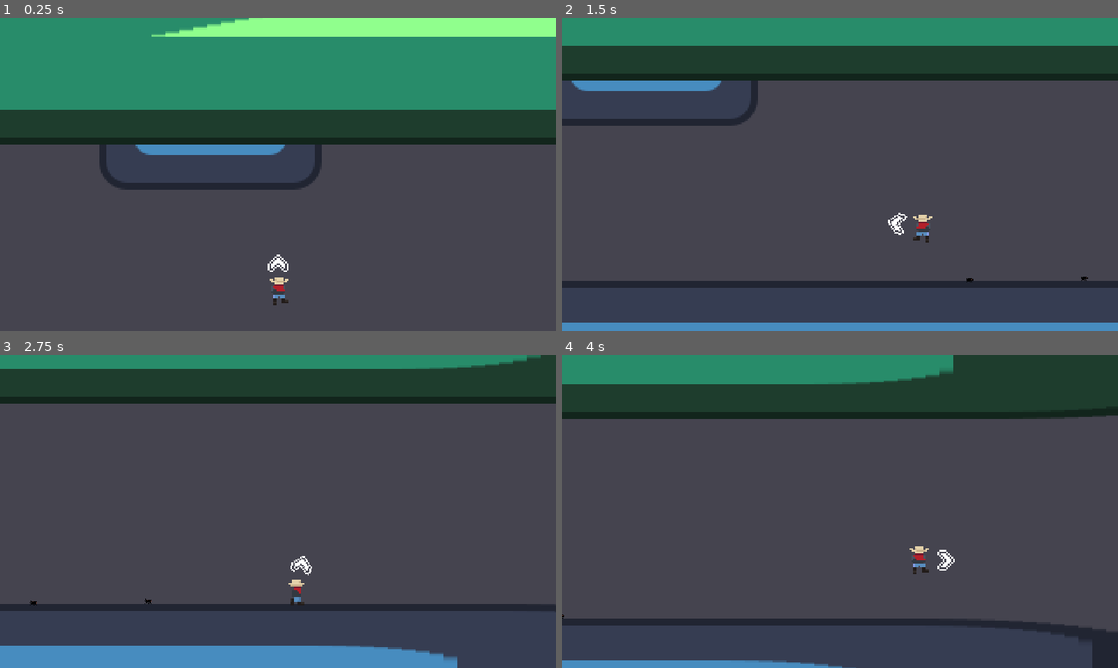
Above: before the commit, frames 1-4 (two rows, left to right).
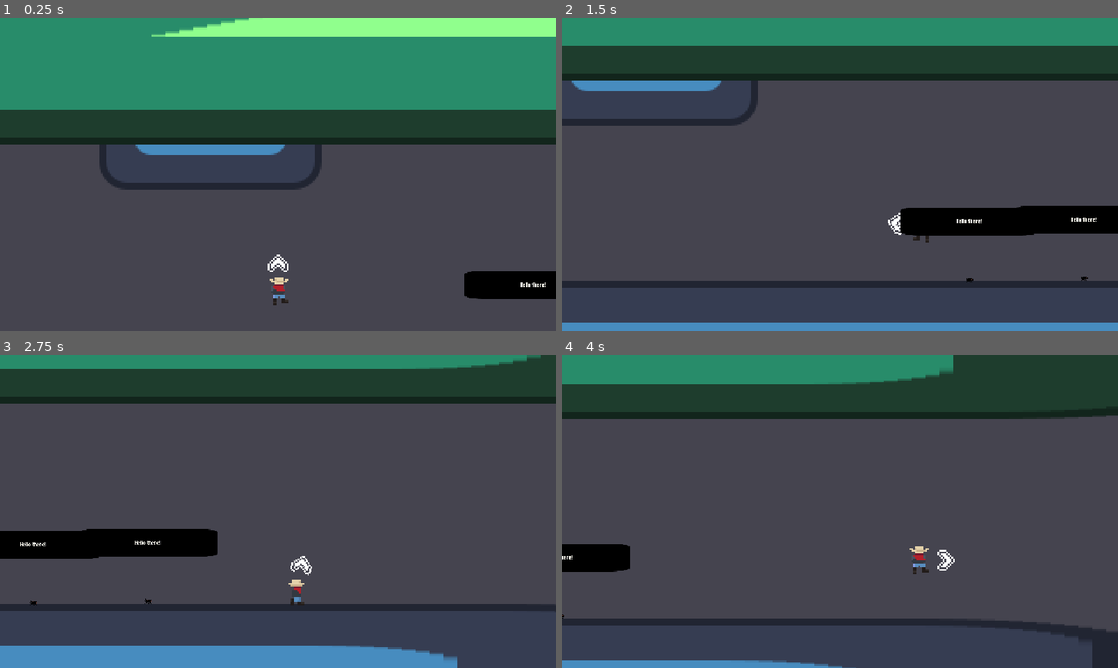
Above: after the commit, the same moments.

Repository: haywirehawk/gmtk2025
Game: Godot game, scene res://maps/test1/NPC_test_map.tscn
The game is run twice, just before and just after one commit, with the same random seed, the same clock (stepped at 60 frames per second) and the same inputs. This scene is started directly instead of the project's main scene. The engine's default icon, where the game draws it, is replaced by a stand-in: a white triangle on a blue panel in a dark square. Sound files missing from this copy of the repository are replaced by a short silence.
Inputs (mouse positions are in pixels of both pictures, inside the frame that each line leads up to):
- Up to frame 1 (0.25 s): no input
- Up to frame 2 (1.5 s): move the mouse to (962, 158) at 0.52 s; press the mouse at (962, 158) at 0.53 s; hold D (move_right) from 0.53 s (still down); tap Space (jump) at 0.77, 0.8, 1.07, 1.35 s; move the mouse to (728, 190) at 1.27 s; release the mouse at (728, 190) at 1.28 s
- Up to frame 3 (2.75 s): tap Space (jump) at 1.52, 1.82 s; click (166, 527) at 1.55 s; move the mouse to (333, 442) at 2.02 s; release D (move_right) at 2.03 s; hold A (move_left) from 2.03 s (still down); hold Space (jump) from 2.03 s (still down); tap F (Interact) at 2.1 s
- Up to frame 4 (4 s): move the mouse to (812, 574) at 2.77 s; release A (move_left) at 2.78 s; release Space (jump) at 2.78 s; hold D (move_right) from 2.78 s (still down); click (812, 574) at 2.85 s; tap Space (jump) at 3.02, 3.32, 3.77, 3.8 s; move the mouse to (1006, 558) at 3.52 s; hold E (next_lasso) from 3.53 s (still down)

The runs differ from the first frame. In frame 1, 1.5% of the frame differs, in the area x 83-100%, y 80-90%; in frame 2, 3.5%, in the area x 60-100%, y 60-70%; in frame 3, 3.5%; in frame 4, 1.1%.

Commit message:
Final Altar works

Diff:
--- a/game_objects/NPCs/NPC_template.tscn
+++ b/game_objects/NPCs/NPC_template.tscn
@@ -16,13 +16,13 @@
 offset = Vector2(0, -8)
 
 [node name="Area2D" type="Area2D" parent="."]
+collision_mask = 2
 
 [node name="CollisionShape2D" type="CollisionShape2D" parent="Area2D"]
 position = Vector2(0, -12)
 shape = SubResource("CapsuleShape2D_dvut0")
 
 [node name="TextHolder" type="Node2D" parent="."]
-visible = false
 scale = Vector2(0.25, 0.25)
 
 [node name="Sprite2D2" type="Sprite2D" parent="TextHolder"]
--- a/game_objects/environment/poi/end_game_altar.gd
+++ b/game_objects/environment/poi/end_game_altar.gd
@@ -1,20 +1,22 @@
 extends Area2D
 
 @export var active_sprite: Texture2D
-
+@export var rope_sprite: Texture2D
+@export var lasso_id: String
 
 func _ready() -> void:
 	$ActiveSprite.texture = active_sprite
 	$ActiveSprite.hide()
-
-	area_entered.connect(_on_area_entered)
+	$ropeSprite.texture = rope_sprite
+	#area_entered.connect(_on_area_entered)
 
 
 func activate() -> void:
-	$CollisionShape2D.disabled = true
-	$ActiveSprite.hide()
+	print("activate")
+	$ActiveSprite.show()
 	GameEvents.emit_quest_updated()
 
 
 func _on_area_entered(_other_area: Area2D) -> void:
+	print("Entered")
 	activate()
--- a/game_objects/environment/poi/end_game_altar.tscn
+++ b/game_objects/environment/poi/end_game_altar.tscn
@@ -1,8 +1,9 @@
-[gd_scene load_steps=5 format=3 uid="uid://cda1q5apf8hc5"]
+[gd_scene load_steps=6 format=3 uid="uid://cda1q5apf8hc5"]
 
 [ext_resource type="Script" uid="uid://bf1yxkqt3epco" path="res://game_objects/environment/poi/end_game_altar.gd" id="1_se6cm"]
 [ext_resource type="Texture2D" uid="uid://oe4mj2frwocl" path="res://assets/items/Items-06.png" id="2_xa4sa"]
 [ext_resource type="Texture2D" uid="uid://b4h5ev0ccox2b" path="res://resources/lassos/rubber_lasso/assets/rubber_lasso_slack.png" id="3_xa4sa"]
+[ext_resource type="Texture2D" uid="uid://byhupsk5h884f" path="res://resources/lassos/rubber_lasso/assets/rubber_lasso_segment.png" id="4_40u1w"]
 
 [sub_resource type="CircleShape2D" id="CircleShape2D_40u1w"]
 radius = 6.0
@@ -23,3 +24,8 @@
 [node name="ActiveSprite" type="Sprite2D" parent="."]
 texture = ExtResource("3_xa4sa")
 offset = Vector2(0, -8)
+
+[node name="ropeSprite" type="Sprite2D" parent="."]
+position = Vector2(0, -4.5)
+scale = Vector2(0.5, 0.25)
+texture = ExtResource("4_40u1w")
--- a/game_objects/environment/poi/final_altar.gd
+++ b/game_objects/environment/poi/final_altar.gd
@@ -2,13 +2,43 @@
 
 
 var quests_done: int = 0
+@export var altar1: Area2D
+@export var altar2: Area2D
+@export var altar3: Area2D
+@export var altar4: Area2D
 
 
 func _ready() -> void:
 	GameEvents.quest_updated.connect(_on_quest_updated)
+
+	altar1.area_entered.connect(_on_area_entered1)
+	altar2.area_entered.connect(_on_area_entered2)
+	altar3.area_entered.connect(_on_area_entered3)
+	altar4.area_entered.connect(_on_area_entered4)
+
 
 
 func _on_quest_updated() -> void:
 	quests_done += 1
 	if quests_done >= 4:
 		GameEvents.emit_quest_completed()
+
+
+func _on_area_entered1(_other_area: Area2D) -> void:
+	print("Entered")
+	altar1.activate()
+
+
+func _on_area_entered2(_other_area: Area2D) -> void:
+	print("Entered")
+	altar2.activate()
+
+
+func _on_area_entered3(_other_area: Area2D) -> void:
+	print("Entered")
+	altar2.activate()
+
+
+func _on_area_entered4(_other_area: Area2D) -> void:
+	print("Entered")
+	altar2.activate()
--- a/game_objects/environment/poi/final_altar.tscn
+++ b/game_objects/environment/poi/final_altar.tscn
@@ -1,19 +1,46 @@
-[gd_scene load_steps=3 format=3 uid="uid://y4mgqlwfeq6c"]
+[gd_scene load_steps=11 format=3 uid="uid://y4mgqlwfeq6c"]
 
 [ext_resource type="Script" uid="uid://vttcfp82otvj" path="res://game_objects/environment/poi/final_altar.gd" id="1_bo7va"]
 [ext_resource type="PackedScene" uid="uid://cda1q5apf8hc5" path="res://game_objects/environment/poi/end_game_altar.tscn" id="1_sv8h7"]
+[ext_resource type="Texture2D" uid="uid://cpiqxw4rf3ggd" path="res://resources/lassos/basic_lasso/assets/base_lasso_slack.png" id="3_b8a7b"]
+[ext_resource type="Texture2D" uid="uid://l2lqgxmxref2" path="res://resources/lassos/basic_lasso/assets/base_lasso_segment.png" id="4_lsx8y"]
+[ext_resource type="Texture2D" uid="uid://b4h5ev0ccox2b" path="res://resources/lassos/rubber_lasso/assets/rubber_lasso_slack.png" id="4_w1nv4"]
+[ext_resource type="Texture2D" uid="uid://1as4e83okm7l" path="res://resources/lassos/fire_lasso/assets/fire_lasso_slack.png" id="5_lsx8y"]
+[ext_resource type="Texture2D" uid="uid://byhupsk5h884f" path="res://resources/lassos/rubber_lasso/assets/rubber_lasso_segment.png" id="6_nmurh"]
+[ext_resource type="Texture2D" uid="uid://cokvdjhfbio85" path="res://resources/lassos/ghost_lasso/assets/ghost_lasso_slack.png" id="6_p3ept"]
+[ext_resource type="Texture2D" uid="uid://chchbf3342dos" path="res://resources/lassos/fire_lasso/assets/fire_lasso_segment.png" id="8_k3vpa"]
+[ext_resource type="Texture2D" uid="uid://cni14bnqmw2y" path="res://resources/lassos/ghost_lasso/assets/ghost_lasso_segment.png" id="10_2i5p6"]
 
-[node name="FinalAltar" type="Node2D"]
+[node name="FinalAltar" type="Node2D" node_paths=PackedStringArray("altar1", "altar2", "altar3", "altar4")]
 script = ExtResource("1_bo7va")
+altar1 = NodePath("NormalAltar")
+altar2 = NodePath("RubberAltar")
+altar3 = NodePath("FireLasso")
+altar4 = NodePath("GhostLasso")
 
 [node name="NormalAltar" parent="." instance=ExtResource("1_sv8h7")]
 position = Vector2(-8, 0)
+collision_layer = 16
+active_sprite = ExtResource("3_b8a7b")
+rope_sprite = ExtResource("4_lsx8y")
 
 [node name="RubberAltar" parent="." instance=ExtResource("1_sv8h7")]
 position = Vector2(22, 0)
+collision_layer = 16
+collision_mask = 128
+active_sprite = ExtResource("4_w1nv4")
+rope_sprite = ExtResource("6_nmurh")
 
 [node name="FireLasso" parent="." instance=ExtResource("1_sv8h7")]
 position = Vector2(-23, 0)
+collision_layer = 16
+collision_mask = 64
+active_sprite = ExtResource("5_lsx8y")
+rope_sprite = ExtResource("8_k3vpa")
 
 [node name="GhostLasso" parent="." instance=ExtResource("1_sv8h7")]
 position = Vector2(7, 0)
+collision_layer = 16
+collision_mask = 256
+active_sprite = ExtResource("6_p3ept")
+rope_sprite = ExtResource("10_2i5p6")
--- /dev/null
+++ b/game_objects/environment/poi/final_altar_backup.gd
@@ -0,0 +1,40 @@
+extends Node2D
+
+var quests_done: int = 0
+@export var altar1: Area2D
+@export var altar2: Area2D
+@export var altar3: Area2D
+@export var altar4: Area2D
+
+
+@onready var area_2d: Area2D = $Area2D
+
+
+func _ready() -> void:
+	GameEvents.quest_updated.connect(_on_quest_updated)
+	GameEvents.lasso_acquired.connect(_on_lasso_acquired)
+	area_2d.area_entered.connect(_on_area_entered)
+
+
+func _on_quest_updated() -> void:
+	quests_done += 1
+
+
+func check_quest_over() -> void:
+	if quests_done >= 4:
+		GameEvents.emit_quest_completed()
+
+
+func _on_lasso_acquired(lasso: LassoResource) -> void:
+	if lasso.id == "basic":
+		altar1.activate()
+	if lasso.id == "rubber":
+		altar2.activate()
+	if lasso.id == "fire":
+		altar3.activate()
+	if lasso.id == "ghost":
+		altar4.activate()
+
+
+func _on_area_entered(other_area: Area2D) -> void:
+	check_quest_over()
--- /dev/null
+++ b/game_objects/environment/poi/final_altar_backup.tscn
@@ -0,0 +1,57 @@
+[gd_scene load_steps=12 format=3 uid="uid://umxdfcsp60w"]
+
+[ext_resource type="Script" uid="uid://c8idaxbpiqwau" path="res://game_objects/environment/poi/final_altar_backup.gd" id="1_oh56d"]
+[ext_resource type="PackedScene" uid="uid://cda1q5apf8hc5" path="res://game_objects/environment/poi/end_game_altar.tscn" id="2_s1ry0"]
+[ext_resource type="Texture2D" uid="uid://cpiqxw4rf3ggd" path="res://resources/lassos/basic_lasso/assets/base_lasso_slack.png" id="3_dtyly"]
+[ext_resource type="Texture2D" uid="uid://l2lqgxmxref2" path="res://resources/lassos/basic_lasso/assets/base_lasso_segment.png" id="4_xel35"]
+[ext_resource type="Texture2D" uid="uid://b4h5ev0ccox2b" path="res://resources/lassos/rubber_lasso/assets/rubber_lasso_slack.png" id="5_mkkcs"]
+[ext_resource type="Texture2D" uid="uid://byhupsk5h884f" path="res://resources/lassos/rubber_lasso/assets/rubber_lasso_segment.png" id="6_drgfl"]
+[ext_resource type="Texture2D" uid="uid://1as4e83okm7l" path="res://resources/lassos/fire_lasso/assets/fire_lasso_slack.png" id="7_rote5"]
+[ext_resource type="Texture2D" uid="uid://chchbf3342dos" path="res://resources/lassos/fire_lasso/assets/fire_lasso_segment.png" id="8_khswr"]
+[ext_resource type="Texture2D" uid="uid://cokvdjhfbio85" path="res://resources/lassos/ghost_lasso/assets/ghost_lasso_slack.png" id="9_xp5v8"]
+[ext_resource type="Texture2D" uid="uid://cni14bnqmw2y" path="res://resources/lassos/ghost_lasso/assets/ghost_lasso_segment.png" id="10_78uql"]
+
+[sub_resource type="RectangleShape2D" id="RectangleShape2D_oh56d"]
+size = Vector2(40, 20)
+
+[node name="FinalAltarBackup" type="Node2D" node_paths=PackedStringArray("altar1", "altar2", "altar3", "altar4")]
+script = ExtResource("1_oh56d")
+altar1 = NodePath("NormalAltar")
+altar2 = NodePath("RubberAltar")
+altar3 = NodePath("FireLasso")
+altar4 = NodePath("GhostLasso")
+
+[node name="NormalAltar" parent="." instance=ExtResource("2_s1ry0")]
+position = Vector2(-8, 0)
+collision_layer = 16
+active_sprite = ExtResource("3_dtyly")
+rope_sprite = ExtResource("4_xel35")
+
+[node name="RubberAltar" parent="." instance=ExtResource("2_s1ry0")]
+position = Vector2(22, 0)
+collision_layer = 16
+collision_mask = 128
+active_sprite = ExtResource("5_mkkcs")
+rope_sprite = ExtResource("6_drgfl")
+
+[node name="FireLasso" parent="." instance=ExtResource("2_s1ry0")]
+position = Vector2(-23, 0)
+collision_layer = 16
+collision_mask = 64
+active_sprite = ExtResource("7_rote5")
+rope_sprite = ExtResource("8_khswr")
+
+[node name="GhostLasso" parent="." instance=ExtResource("2_s1ry0")]
+position = Vector2(7, 0)
+collision_layer = 16
+collision_mask = 256
+active_sprite = ExtResource("9_xp5v8")
+rope_sprite = ExtResource("10_78uql")
+
+[node name="Area2D" type="Area2D" parent="."]
+collision_layer = 0
+collision_mask = 2
+
+[node name="CollisionShape2D" type="CollisionShape2D" parent="Area2D"]
+position = Vector2(0, -9)
+shape = SubResource("RectangleShape2D_oh56d")
--- a/game_objects/manager/game_manager/game_manager.gd
+++ b/game_objects/manager/game_manager/game_manager.gd
@@ -160,6 +160,7 @@
 
 
 func _on_game_over(_success: bool) -> void:
+	if not is_instance_valid(self): return
 	if _success:
 		if boss_tornado:
 			boss_tornado.stop()
--- a/game_objects/player/player.gd
+++ b/game_objects/player/player.gd
@@ -162,11 +162,15 @@
 	else:
 		var target_vector := global_position.direction_to(lasso_controller.target) * 0.5 * (BASE_CLIMB_SPEED + bonus_climb_speed) * move_direction_y
 		velocity += target_vector * delta
-	print(is_on_wall())
+
+
+func check_on_wall_and_climbing() -> bool:
+	if can_climb and is_on_wall(): return true
+	else: return false
 
 
 func handle_jump() -> void:
-	if input_jump_just_pressed and grounded_with_buffer and not is_jumping:
+	if input_jump_just_pressed and (grounded_with_buffer) and not is_jumping:
 		velocity.y += JUMP_VELOCITY
 		is_jumping = true
 		audio_player.play_jump()
@@ -174,6 +178,10 @@
 	if not input_jump_held and is_jumping:
 		velocity.y *= JUMP_CANCEL_FACTOR
 		is_jumping = false
+	if input_jump_just_pressed and check_on_wall_and_climbing() and not is_jumping:
+		var jump_vector := global_position.direction_to(lasso_controller.target)
+		var x_sign: float = sign(jump_vector.x)
+		jump_vector = Vector2(x_sign * BASE_MOVE_SPEED / 2, JUMP_VELOCITY / 2)
 
 
 func handle_animations() -> void:
Not shown, added: game_objects/environment/poi/final_altar_backup.gd.uid
